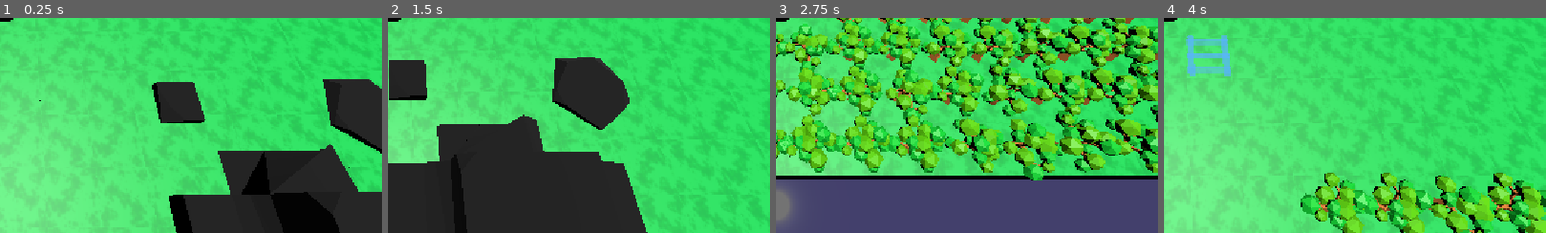
Above: before the commit, frames 1-4 (left to right).
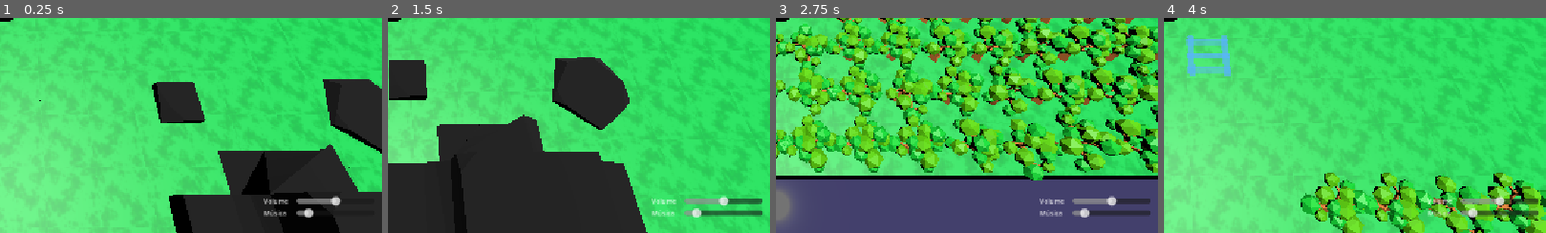
Above: after the commit, the same moments.

Repository: JoaoR090/godot-dev_de_jogos-2026-2
Game: Godot game, scene res://scenes/main.tscn
Two runs of this game, one before a commit and one after it. Both use one fixed random seed, a clock stepped at 60 frames per second and the inputs below. Sound files missing from this copy of the repository are replaced by a short silence.
Inputs (mouse positions are % of the whole screen's width and height, from its top left):
- Up to frame 1 (0.25 s): no input
- Up to frame 2 (1.5 s): tap Enter at 0.5 s; move the mouse to (72, 45) at 0.52 s; hold D (right) 0.53-1.28 s; hold 1 (1) 0.53-1.28 s; click (72, 45) at 0.67 s; tap 2 (2) at 0.8, 1.35 s; move the mouse to (30, 55) at 1.27 s; hold S (down) from 1.28 s (still down)
- Up to frame 3 (2.75 s): tap 3 (3) at 1.55 s; move the mouse to (60, 28) at 2.02 s; release S (down) at 2.03 s; hold D (right) from 2.03 s (still down); hold 3 (3) from 2.03 s (still down); click (60, 28) at 2.3 s
- Up to frame 4 (4 s): move the mouse to (45, 70) at 2.77 s; release D (right) at 2.78 s; release 3 (3) at 2.78 s; hold W (up) 2.78-3.53 s; click (45, 70) at 2.85 s; tap 1 (1) at 3.05 s; move the mouse to (80, 65) at 3.52 s; hold A (left) from 3.53 s (still down); hold 1 (1) from 3.53 s (still down); tap 2 (2) at 3.8 s
The pictures show only the part of the screen within x 50-100%, y 50-100%; the shares and areas given below are measured in that part.

The runs differ from the first frame. In frame 1, 0.8% of the frame differs, in the area x 69-90%, y 82-93%; in frame 2, 1.5%, in the area x 69-98%, y 82-93%; in frame 3, 1.2%; in frame 4, 1.4%.

Commit message:
sons

Diff:
--- a/scenes/main.tscn
+++ b/scenes/main.tscn
@@ -26,13 +26,13 @@
 transform = Transform3D(1, 0, 0, 0, 1, 0, 0, 0, 1, 0, -1, 0)
 cell_center_y = false
 
+[node name="HudInventario" type="CanvasLayer" parent="." unique_id=959760242 node_paths=PackedStringArray("jogador")]
+script = ExtResource("7_hud")
+jogador = NodePath("../Player")
+
 [node name="ControladorDeJogo" type="Node" parent="." unique_id=1941115670 node_paths=PackedStringArray("trem")]
 script = ExtResource("6_ctrl")
 trem = NodePath("../Trem")
-
-[node name="HudInventario" type="CanvasLayer" parent="." unique_id=959760242 node_paths=PackedStringArray("jogador")]
-script = ExtResource("7_hud")
-jogador = NodePath("../Player")
 
 [node name="DirectionalLight3D" type="DirectionalLight3D" parent="." unique_id=1630397822]
 transform = Transform3D(1, 0, 0, 0, 8.940697e-08, 1, 0, -1, 8.940697e-08, 0, 20, 0)
--- a/scripts/controlador_de_jogo.gd
+++ b/scripts/controlador_de_jogo.gd
@@ -18,6 +18,7 @@
 @export var depurar: bool = false
 
 var estado: Estado = Estado.AGUARDANDO
+var _som_batida_tocado: bool = false
 
 # Aguarda o tempo inicial configurado e inicia o movimento automático.
 func _ready() -> void:
@@ -63,6 +64,9 @@
 
 	if saidas.is_empty():
 		print("Game Over")
+		if not _som_batida_tocado:
+			_som_batida_tocado = true
+			trem.tocar_batida()
 		encerrar_jogo()
 		return
 
--- a/scripts/hud_inventario.gd
+++ b/scripts/hud_inventario.gd
@@ -6,6 +6,7 @@
 ## para selecionar o item.
 
 const CAMINHO_ICONES: String = "res://assets/hud/trilhos/"
+const CAMINHO_MUSICA: String = "res://assets/music/planice-sem-trem.wav"
 
 const COR_BORDA_SLOT: Color = Color("#514467")
 const COR_BORDA_SLOT_ATIVO: Color = Color("#ffe0a3")
@@ -43,11 +44,31 @@
 var _fundo_slot_hover: GradientTexture2D
 var _fundo_slot_ativo: GradientTexture2D
 
+var _musica: AudioStreamPlayer
+var _slider_volume: HSlider
+var _slider_musica: HSlider
+
 
 func _ready() -> void:
 	layer = 10
+	_configurar_barramentos_audio()
 	_localizar_jogador()
 	_construir_interface()
+	_criar_controles_audio()
+
+	_musica = AudioStreamPlayer.new()
+	var stream_musica: AudioStream = _criar_stream_musica()
+	if stream_musica == null:
+		push_error("Não foi possível carregar %s" % CAMINHO_MUSICA)
+	else:
+		_musica.stream = stream_musica
+	_musica.bus = "Music"
+	_musica.volume_db = 0.0
+	_musica.process_mode = Node.PROCESS_MODE_ALWAYS
+	add_child(_musica)
+	_musica.finished.connect(_ao_musica_terminar)
+	if stream_musica != null and not _musica.playing:
+		_musica.play()
 
 	if is_instance_valid(jogador):
 		_vincular_jogador()
@@ -360,3 +381,107 @@
 	estilo.content_margin_bottom = margem
 
 	return estilo
+
+
+func _configurar_barramentos_audio() -> void:
+	var bus_sfx := AudioServer.get_bus_index("SFX")
+	if bus_sfx == -1:
+		AudioServer.add_bus()
+		bus_sfx = AudioServer.bus_count - 1
+		AudioServer.set_bus_name(bus_sfx, "SFX")
+		AudioServer.set_bus_send(bus_sfx, "Master")
+	AudioServer.set_bus_mute(bus_sfx, false)
+
+	var bus_musica := AudioServer.get_bus_index("Music")
+	if bus_musica == -1:
+		AudioServer.add_bus()
+		bus_musica = AudioServer.bus_count - 1
+		AudioServer.set_bus_name(bus_musica, "Music")
+		AudioServer.set_bus_send(bus_musica, "Master")
+	AudioServer.set_bus_mute(bus_musica, false)
+	AudioServer.set_bus_volume_db(bus_musica, 0.0)
+
+
+func _criar_controles_audio() -> void:
+	var margem := MarginContainer.new()
+	margem.name = "ControlesAudio"
+	margem.anchor_left = 1.0
+	margem.anchor_top = 1.0
+	margem.anchor_right = 1.0
+	margem.anchor_bottom = 1.0
+	margem.offset_left = -180.0
+	margem.offset_top = -56.0
+	margem.offset_right = -12.0
+	margem.offset_bottom = -12.0
+	margem.grow_horizontal = Control.GROW_DIRECTION_BEGIN
+	margem.grow_vertical = Control.GROW_DIRECTION_BEGIN
+	add_child(margem)
+
+	var vbox := VBoxContainer.new()
+	vbox.add_theme_constant_override("separation", 2)
+	margem.add_child(vbox)
+
+	_slider_volume = _criar_slider_linha(vbox, "Volume", "SFX", 0.5)
+	_slider_musica = _criar_slider_linha(vbox, "Música", "Music", 0.1)
+
+func _criar_slider_linha(pai: VBoxContainer, rotulo: String, bus: String, valor_inicial: float = 1.0) -> HSlider:
+	var linha := HBoxContainer.new()
+	linha.add_theme_constant_override("separation", 4)
+	pai.add_child(linha)
+
+	var texto := Label.new()
+	texto.text = rotulo
+	texto.custom_minimum_size.x = 46.0
+	texto.add_theme_font_size_override("font_size", 10)
+	texto.modulate = Color(1, 1, 1, 0.85)
+	linha.add_child(texto)
+
+	var slider := HSlider.new()
+	slider.min_value = 0.0
+	slider.max_value = 1.0
+	slider.step = 0.01
+	slider.value = valor_inicial
+	slider.size_flags_horizontal = Control.SIZE_EXPAND_FILL
+	slider.custom_minimum_size = Vector2(100.0, 12.0)
+	slider.value_changed.connect(_ao_alterar_volume.bind(bus))
+	linha.add_child(slider)
+
+	_ao_alterar_volume(valor_inicial, bus)
+	return slider
+
+
+func _ao_alterar_volume(valor: float, bus: String) -> void:
+	var indice := AudioServer.get_bus_index(bus)
+	if indice == -1:
+		return
+	AudioServer.set_bus_volume_db(indice, linear_to_db(maxf(valor, 0.0001)))
+	AudioServer.set_bus_mute(indice, valor <= 0.001)
+
+
+# Monta um AudioStreamWAV diretamente do arquivo para evitar depender do
+# recurso importado (que estava chegando vazio no player de música).
+func _criar_stream_musica() -> AudioStreamWAV:
+	var bytes: PackedByteArray = FileAccess.get_file_as_bytes(CAMINHO_MUSICA)
+	if bytes.is_empty():
+		return null
+	if bytes.size() < 44:
+		return null
+	if bytes.decode_u8(0) != 0x52 or bytes.decode_u8(1) != 0x49 or bytes.decode_u8(2) != 0x46:
+		return null
+	# Os dados PCM começam após o chunk 44-byte "RIFF....WAVEfmt ".
+	var dados: PackedByteArray = bytes.slice(44, bytes.size())
+	var stream := AudioStreamWAV.new()
+	stream.format = AudioStreamWAV.FORMAT_16_BITS
+	stream.stereo = true
+	stream.mix_rate = 48000
+	stream.loop_mode = AudioStreamWAV.LOOP_FORWARD
+	stream.loop_begin = 0
+	# loop_end é em frames (amostras por canal); 1 frame = 2 canais * 2 bytes.
+	stream.loop_end = dados.size() / 4
+	stream.data = dados
+	return stream
+
+
+func _ao_musica_terminar() -> void:
+	if is_instance_valid(_musica):
+		_musica.play()
--- a/scripts/player.gd
+++ b/scripts/player.gd
@@ -6,6 +6,12 @@
 signal inventario_alterado
 
 const VELOCIDADE: float = 20.0
+const SFX_WALK: AudioStream = preload("res://assets/sfx/walkstep.wav")
+const SFX_PLACE: AudioStream = preload("res://assets/sfx/place.wav")
+
+var _audio_walk: AudioStreamPlayer
+var _audio_place: AudioStreamPlayer
+var _passos_andados: int = 0
 
 const ITEM_MAO: String = "Mão"
 const ITEM_TRILHO_RETO: String = "Trilho_Reto"
@@ -43,6 +49,21 @@
 
 
 func _ready() -> void:
+	if AudioServer.get_bus_index("SFX") == -1:
+		AudioServer.add_bus()
+		var bus_sfx := AudioServer.bus_count - 1
+		AudioServer.set_bus_name(bus_sfx, "SFX")
+		AudioServer.set_bus_send(bus_sfx, "Master")
+	_audio_walk = AudioStreamPlayer.new()
+	_audio_walk.stream = SFX_WALK
+	_audio_walk.bus = "SFX"
+	_audio_walk.volume_db = -6.0
+	add_child(_audio_walk)
+	_audio_place = AudioStreamPlayer.new()
+	_audio_place.stream = SFX_PLACE
+	_audio_place.bus = "SFX"
+	add_child(_audio_place)
+
 	if not is_instance_valid(grid_trilhos):
 		print("O jogador precisa de um nó Trilhos atribuído em grid_trilhos.")
 	_criar_preview()
@@ -109,6 +130,9 @@
 	_alvo_grade = grid_trilhos.to_global(grid_trilhos.map_to_local(celula_alvo))
 	_alvo_grade.y = global_position.y
 	_movendo_grade = true
+	_passos_andados += 1
+	if _passos_andados % 2 == 0 and is_instance_valid(_audio_walk):
+		_audio_walk.play()
 
 
 func _celula_jogador() -> Vector3i:
@@ -228,8 +252,12 @@
 	match _item_atual():
 		ITEM_TRILHO_RETO:
 			grid_trilhos.colocar_reto(posicao, eixo_trilho)
+			if is_instance_valid(_audio_place):
+				_audio_place.play()
 		ITEM_TRILHO_CURVO:
 			grid_trilhos.colocar_curva(posicao, sentido_trilho)
+			if is_instance_valid(_audio_place):
+				_audio_place.play()
 
 func remover_trilho() -> void:
 	if not Input.is_action_pressed("break"):
--- a/scripts/trem.gd
+++ b/scripts/trem.gd
@@ -1,10 +1,18 @@
 class_name Trem
 extends Node3D
+
+const SFX_TREM_LOOP: AudioStream = preload("res://assets/sfx/train_rail_loop.mp3")
+const SFX_CRASH: AudioStream = preload("res://assets/sfx/crash.wav")
+const LOOP_REINICIO_MS: int = 5000
 
 @export var trilhos: Trilhos
 @export var direcao_inicial: Direcao.Sentido = Direcao.Sentido.CIMA
 # Velocidade em unidades de mundo por segundo.
 @export var velocity: float = 1.0
+
+var _audio_loop: AudioStreamPlayer3D
+var _audio_batida: AudioStreamPlayer3D
+var _loop_inicio_ms: int = -1
 
 var posicao_trem: Vector3i
 var direcao_trem: Direcao.Sentido
@@ -12,6 +20,33 @@
 
 # Inicializa a posição e a orientação do trem na grade de trilhos.
 func _ready() -> void:
+	if AudioServer.get_bus_index("SFX") == -1:
+		AudioServer.add_bus()
+		var bus_sfx := AudioServer.bus_count - 1
+		AudioServer.set_bus_name(bus_sfx, "SFX")
+		AudioServer.set_bus_send(bus_sfx, "Master")
+	_audio_loop = AudioStreamPlayer3D.new()
+	var stream_loop: AudioStream = SFX_TREM_LOOP
+	if stream_loop is AudioStreamMP3:
+		var mp3 := stream_loop as AudioStreamMP3
+		mp3.loop = true
+		mp3.loop_offset = 0.0
+	_audio_loop.stream = stream_loop
+	_audio_loop.bus = "SFX"
+	_audio_loop.attenuation_model = AudioStreamPlayer3D.ATTENUATION_INVERSE_DISTANCE
+	_audio_loop.unit_size = 6.0
+	_audio_loop.max_distance = 64.0
+	add_child(_audio_loop)
+
+	_audio_batida = AudioStreamPlayer3D.new()
+	_audio_batida.stream = SFX_CRASH
+	_audio_batida.bus = "SFX"
+	_audio_batida.volume_db = 0.0
+	_audio_batida.attenuation_model = AudioStreamPlayer3D.ATTENUATION_INVERSE_DISTANCE
+	_audio_batida.unit_size = 6.0
+	_audio_batida.max_distance = 64.0
+	add_child(_audio_batida)
+
 	if not is_instance_valid(trilhos):
 		print("O trem precisa ter um nó Trilhos atribuído.")
 		return
@@ -64,8 +99,32 @@
 	_movendo = true
 	posicao_trem = proxima_posicao
 	direcao_trem = sentido
+	_garantir_loop_lancando()
 	await tween.finished
 	_movendo = false
+
+# Inicia o loop de trilhos se ainda não estiver tocando e se já se passaram
+# pelo menos LOOP_REINICIO_MS desde o último início (evita reiniciar a cada célula).
+func _garantir_loop_lancando() -> void:
+	if not is_instance_valid(_audio_loop):
+		return
+	if _audio_loop.playing:
+		return
+	var agora_ms := Time.get_ticks_msec()
+	if _loop_inicio_ms >= 0 and agora_ms - _loop_inicio_ms < LOOP_REINICIO_MS:
+		return
+	_loop_inicio_ms = agora_ms
+	_audio_loop.play()
+
+
+# Toca o som de batida no local do trem (one-shot) e encerra o loop de trilhos.
+func tocar_batida() -> void:
+	if is_instance_valid(_audio_loop):
+		_audio_loop.stop()
+	_loop_inicio_ms = -1
+	if is_instance_valid(_audio_batida):
+		_audio_batida.play()
+
 
 # Informa ao controlador se uma animação de movimento ainda está em andamento.
 func esta_movendo() -> bool:
Not shown, changed: assets/music/planice-sem-trem.wav.import
Not shown, changed: assets/sfx/train_rail_loop.mp3.import
